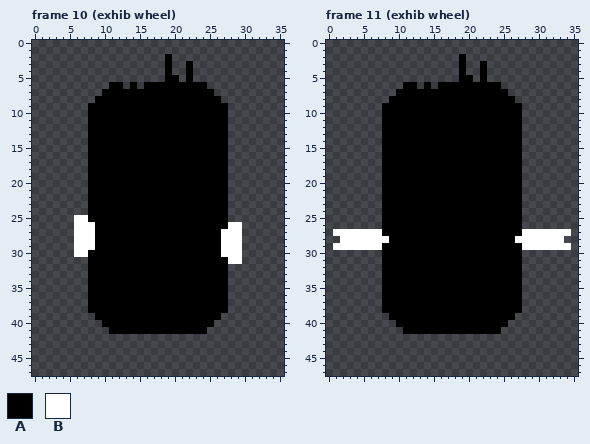
Pixel-art file, stored at Assets/Resources/new aseprite/beings/boss/frigo/frigo.aseprite. The picture above is the old version.
36x48 pixels, 33 frames. Colours within 5 levels of each other are drawn and written as one. Shown: frame 10 (exhib wheel), frame 11 (exhib wheel). The commit also changed other frames, which this record leaves out.
Visible layers, top first: "...em/.em. loading Copy", "...em/.em. white Copy #2", "...em/.em. white Copy" opacity 60%, "...em/.wheels. em", "...em/.frigo. em", "...em/.face. em", ".face./.em. loading", ".face./face", ".frigo./.em. white", ".frigo./Layer 1", ".frigo./Flattened", ".smoke./.em. white" opacity 60%, ".wheels./Layer 2".
Palette (. is transparent): A #000000  B #ffffff
Pixels before, frame 10 (exhib wheel), first column x 6:
 2 .............A..........
 3 .............A..A.......
 4 .............A..A.......
 5 .............AA.A.......
 6 .....AA.A.AAAAAAAAA.....
 7 ....AAAAAAAAAAAAAAAA....
 8 ...AAAAAAAAAAAAAAAAAA...
 9 ..AAAAAAAAAAAAAAAAAAAA..
10 ..AAAAAAAAAAAAAAAAAAAA..
11 ..AAAAAAAAAAAAAAAAAAAA..
12 ..AAAAAAAAAAAAAAAAAAAA..
13 ..AAAAAAAAAAAAAAAAAAAA..
14 ..AAAAAAAAAAAAAAAAAAAA..
15 ..AAAAAAAAAAAAAAAAAAAA..
16 ..AAAAAAAAAAAAAAAAAAAA..
17 ..AAAAAAAAAAAAAAAAAAAA..
18 ..AAAAAAAAAAAAAAAAAAAA..
19 ..AAAAAAAAAAAAAAAAAAAA..
20 ..AAAAAAAAAAAAAAAAAAAA..
21 ..AAAAAAAAAAAAAAAAAAAA..
22 ..AAAAAAAAAAAAAAAAAAAA..
23 ..AAAAAAAAAAAAAAAAAAAA..
24 ..AAAAAAAAAAAAAAAAAAAA..
25 BBAAAAAAAAAAAAAAAAAAAA..
26 BBBAAAAAAAAAAAAAAAAAAABB
27 BBBAAAAAAAAAAAAAAAAAABBB
28 BBBAAAAAAAAAAAAAAAAAABBB
29 BBBAAAAAAAAAAAAAAAAAABBB
30 BBAAAAAAAAAAAAAAAAAAABBB
31 ..AAAAAAAAAAAAAAAAAAAABB
32 ..AAAAAAAAAAAAAAAAAAAA..
33 ..AAAAAAAAAAAAAAAAAAAA..
34 ..AAAAAAAAAAAAAAAAAAAA..
35 ..AAAAAAAAAAAAAAAAAAAA..
36 ..AAAAAAAAAAAAAAAAAAAA..
37 ..AAAAAAAAAAAAAAAAAAAA..
38 ..AAAAAAAAAAAAAAAAAAAA..
39 ...AAAAAAAAAAAAAAAAAA...
40 ....AAAAAAAAAAAAAAAA....
41 .....AAAAAAAAAAAAAA.....
Pixels before, frame 11 (exhib wheel), first column x 1:
 2 ..................A...............
 3 ..................A..A............
 4 ..................A..A............
 5 ..................AA.A............
 6 ..........AA.A.AAAAAAAAA..........
 7 .........AAAAAAAAAAAAAAAA.........
 8 ........AAAAAAAAAAAAAAAAAA........
 9 .......AAAAAAAAAAAAAAAAAAAA.......
10 .......AAAAAAAAAAAAAAAAAAAA.......
11 .......AAAAAAAAAAAAAAAAAAAA.......
12 .......AAAAAAAAAAAAAAAAAAAA.......
13 .......AAAAAAAAAAAAAAAAAAAA.......
14 .......AAAAAAAAAAAAAAAAAAAA.......
15 .......AAAAAAAAAAAAAAAAAAAA.......
16 .......AAAAAAAAAAAAAAAAAAAA.......
17 .......AAAAAAAAAAAAAAAAAAAA.......
18 .......AAAAAAAAAAAAAAAAAAAA.......
19 .......AAAAAAAAAAAAAAAAAAAA.......
20 .......AAAAAAAAAAAAAAAAAAAA.......
21 .......AAAAAAAAAAAAAAAAAAAA.......
22 .......AAAAAAAAAAAAAAAAAAAA.......
23 .......AAAAAAAAAAAAAAAAAAAA.......
24 .......AAAAAAAAAAAAAAAAAAAA.......
25 .......AAAAAAAAAAAAAAAAAAAA.......
26 .......AAAAAAAAAAAAAAAAAAAA.......
27 BBBBBBBAAAAAAAAAAAAAAAAAAAABBBBBBB
28 .BBBBBBBAAAAAAAAAAAAAAAAAABBBBBBB.
29 BBBBBBBAAAAAAAAAAAAAAAAAAAABBBBBBB
30 .......AAAAAAAAAAAAAAAAAAAA.......
31 .......AAAAAAAAAAAAAAAAAAAA.......
32 .......AAAAAAAAAAAAAAAAAAAA.......
33 .......AAAAAAAAAAAAAAAAAAAA.......
34 .......AAAAAAAAAAAAAAAAAAAA.......
35 .......AAAAAAAAAAAAAAAAAAAA.......
36 .......AAAAAAAAAAAAAAAAAAAA.......
37 .......AAAAAAAAAAAAAAAAAAAA.......
38 .......AAAAAAAAAAAAAAAAAAAA.......
39 ........AAAAAAAAAAAAAAAAAA........
40 .........AAAAAAAAAAAAAAAA.........
41 ..........AAAAAAAAAAAAAA..........
Now the later version:
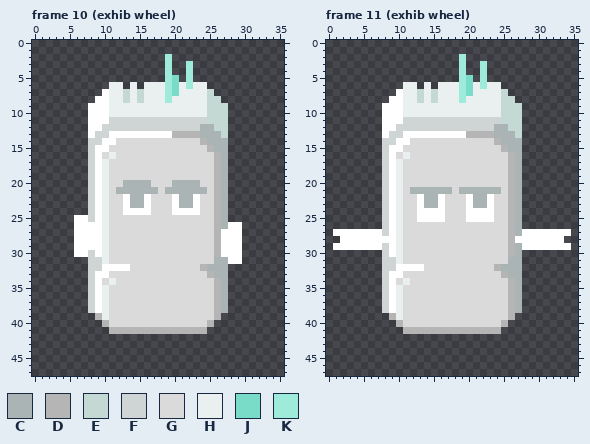
Colours new in this view: C #abb4b5  D #b5b5b5  E #c4d8d4  F #cfd5d5  G #dadada  H #e9f0ef  J #78dcc8  K #9eebdc
What changed:
layer "...em/.face. em" now hidden
layer "...em/.frigo. em" now hidden
Changed rows in their new state; - is an unchanged pixel.
Frame 10 (exhib wheel):
first column x 8:
 2 -----------K--------
 3 -----------K--K-----
 4 -----------K--K-----
 5 -----------KJ-K-----
 6 ---HH-H-HHHKJHKHH---
 7 --BHHEHEHHHKJHHHHE--
 8 -BBHHEHEHHHKHHHHHEE-
 9 BBBHHHHHHHHHHHHHHEEE
10 BBBHHHHHHHHHHHHHHEEE
11 BBBFFFFFFFFFFFFFFEEE
12 BBFFFFFFFFFFFFFFCCEE
13 BFFBBBBBBBBBDDDDCCCE
14 FFBBGGGGGGGGGGGGDCCC
15 FBBGGGGGGGGGGGGGGDCC
16 FBGHGGGGGGGGGGGGGGDC
17 FBHGGGGGGGGGGGGGGGDC
18 FBHGGGGGGGGGGGGGGGDC
19 FBHGGGGGGGGGGGGGGGDC
20 FBHGGCCCCGGGCCCCGGDC
21 FBHGCCCCCCGCCCCCCGDC
22 FBHGGBCCBGGGBCCBGGDC
23 FBHGGBCCBGGGBCCBGGDC
24 FBHGGBBBBGGGBBBBGGDC
25 FBHGGGGGGGGGGGGGGGDC
26 -BHGGGGGGGGGGGGGGGDC
27 -BHGGGGGGGGGGGGGGGD-
28 -BHGGGGGGGGGGGGGGGD-
29 -BHGGGGGGGGGGGGGGGD-
30 FBHGGGGGGGGGGGGGGGD-
31 FFHGGGGGGGGGGGGGGGCC
32 FFBBBBGGGGGGGGGGDCCC
33 FBBGGGGGGGGGGGGGGDCC
34 FBGHGGGGGGGGGGGGGGDC
35 FBHGGGGGGGGGGGGGGGDC
36 FBHGGGGGGGGGGGGGGGDC
37 FBHGGGGGGGGGGGGGGGDC
38 FBHGGGGGGGGGGGGGGGDC
39 -DHGGGGGGGGGGGGGGGD-
40 --DGGGGGGGGGGGGGGD--
41 ---DDDDDDDDDDDDDD---
Frame 11 (exhib wheel):
first column x 8:
 2 -----------K--------
 3 -----------K--K-----
 4 -----------K--K-----
 5 -----------KJ-K-----
 6 ---HH-H-HHHKJHKHH---
 7 --BHHEHEHHHKJHHHHE--
 8 -BBHHEHEHHHKHHHHHEE-
 9 BBBHHHHHHHHHHHHHHEEE
10 BBBHHHHHHHHHHHHHHEEE
11 BBBFFFFFFFFFFFFFFEEE
12 BBFFFFFFFFFFFFFFCCEE
13 BFFBBBBBBBBBDDDDCCCE
14 FFBBGGGGGGGGGGGGDCCC
15 FBBGGGGGGGGGGGGGGDCC
16 FBGHGGGGGGGGGGGGGGDC
17 FBHGGGGGGGGGGGGGGGDC
18 FBHGGGGGGGGGGGGGGGDC
19 FBHGGGGGGGGGGGGGGGDC
20 FBHGGGGGGGGGGGGGGGDC
21 FBHGCCCCCCGCCCCCCGDC
22 FBHGGBCCBGGGBCCBGGDC
23 FBHGGBCCBGGGBCCBGGDC
24 FBHGGBBBBGGGBBBBGGDC
25 FBHGGBBBBGGGBBBBGGDC
26 FBHGGGGGGGGGGGGGGGDC
27 FBHGGGGGGGGGGGGGGGDC
28 -BHGGGGGGGGGGGGGGGD-
29 FBHGGGGGGGGGGGGGGGDC
30 FBHGGGGGGGGGGGGGGGDC
31 FFHGGGGGGGGGGGGGGGCC
32 FFBBBBGGGGGGGGGGDCCC
33 FBBGGGGGGGGGGGGGGDCC
34 FBGHGGGGGGGGGGGGGGDC
35 FBHGGGGGGGGGGGGGGGDC
36 FBHGGGGGGGGGGGGGGGDC
37 FBHGGGGGGGGGGGGGGGDC
38 FBHGGGGGGGGGGGGGGGDC
39 -DHGGGGGGGGGGGGGGGD-
40 --DGGGGGGGGGGGGGGD--
41 ---DDDDDDDDDDDDDD---
Boxes around the changes in both pictures, in picture pixels (x1, y1, x2, y2):
changed: (88, 54, 228, 334)
changed: (382, 54, 522, 334)
